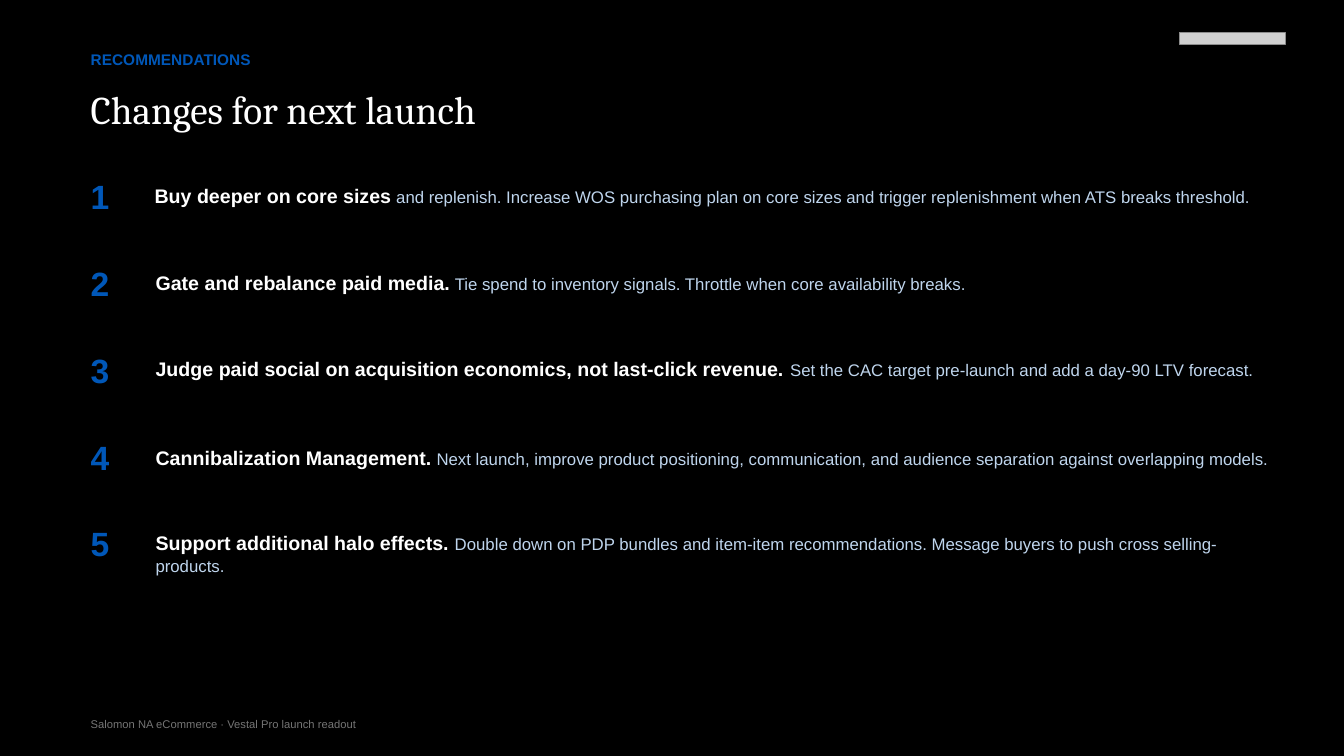
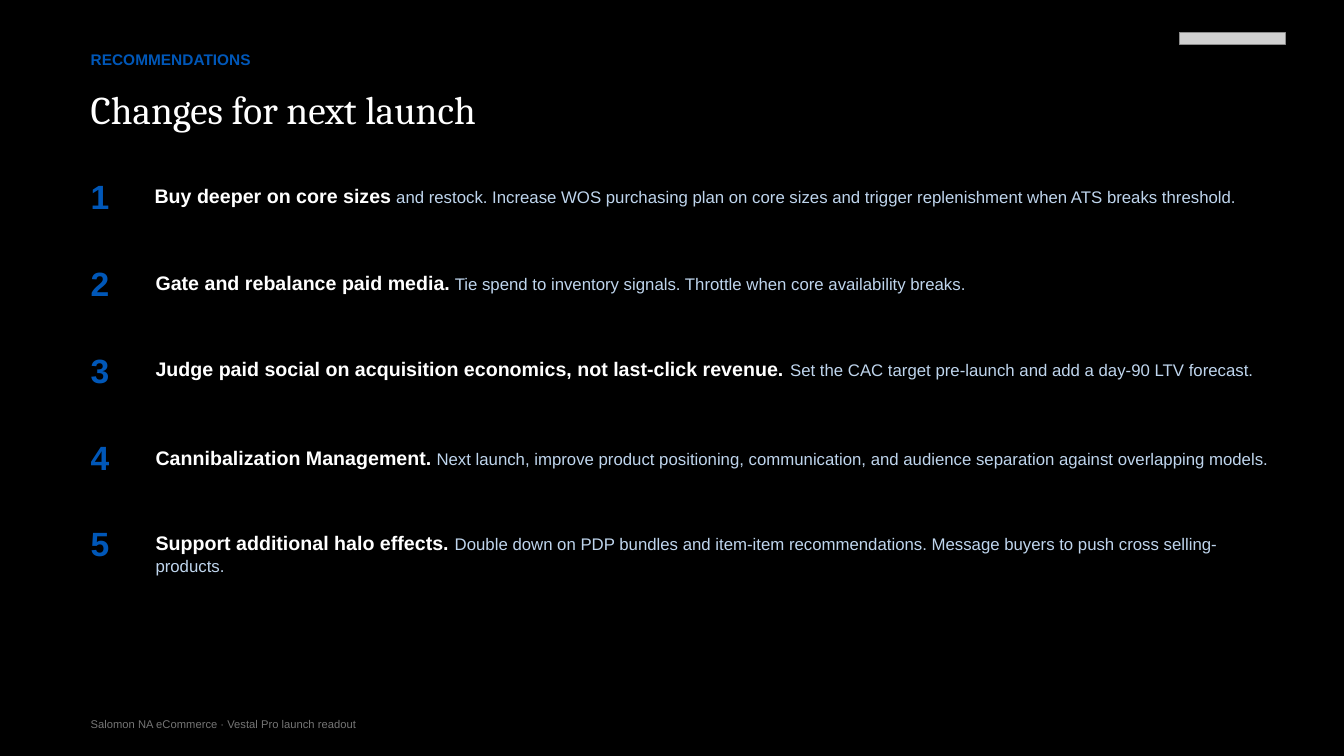
Before and after one commit to andersone17/salomon_case, a slide deck: slide 14 of deliverables/VestalPro_Campaign_Readout_iter2.pptx. Drawn at 1344x756 pixels with LibreOffice and Linux fonts; fonts in the diff are those of the drawing; grey boxes stand for pictures. Boxes give left, top, right and bottom in pixels: in the first picture for what was removed or moved away, otherwise in the second. Text is boxed around its words. In the diff, an @@ line names an element or a change of style, - is before the commit and + after.

```diff
--- a/deliverables/VestalPro_Campaign_Readout_iter2.pptx
+++ b/deliverables/VestalPro_Campaign_Readout_iter2.pptx
@@ text at [155, 188, 1236, 207]: text changed @@
-Buy deeper on core sizes and replenish. Increase WOS purchasing plan on core sizes and trigger replenishment when ATS breaks threshold.
+Buy deeper on core sizes and restock. Increase WOS purchasing plan on core sizes and trigger replenishment when ATS breaks threshold.
```
Also in this commit, not shown: 7 other slides changed, 40 other files.
